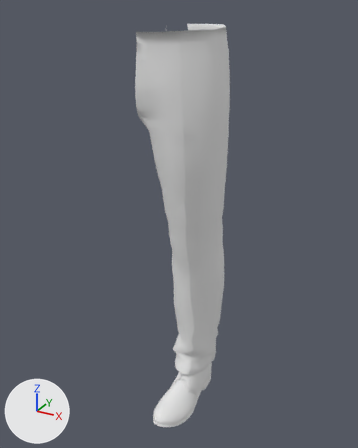
The FBX model ProjectCGelHC/ProjectCGelHC/Models/Jhon/JhonPiernaIzq.fbx as it was, and as the next commit left it.
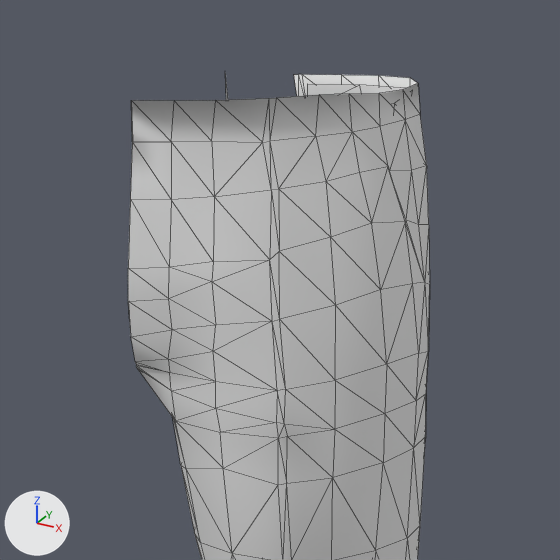
Old and new are each drawn whole from a 50 mm camera at (3.68, -4.89, 4.9) aimed at (1.08, -0.18, 2.55) and again close up on the part from 27% to 76% of the width and 0% to 39% of the height. Lighting does not change. The marker at lower left points along +X, +Y and +Z. The close-ups show mesh edges as thin lines. Where no turn or scale is listed for an object, it has been applied to the vertices. Vertices at the same position are counted once.

In view in the first close-up: '4_Object06_0.1_16_16'.
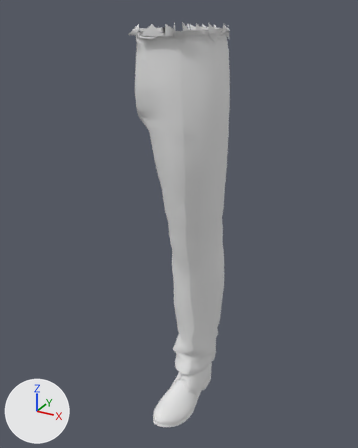
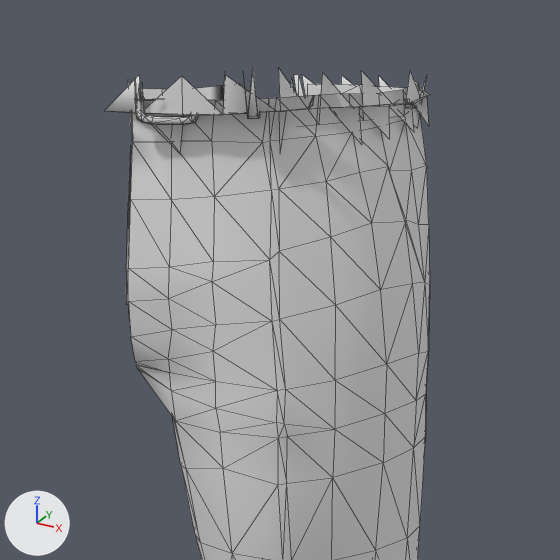
The newer file is also turned or shifted as a whole; pictures and numbers use the older file's frame.

Boxes [x1, y1, x2, y2] around the edits, measured in the close-ups (560 x 560 px):
'4_Object06_0.1_16_16', reshaped
    before: [128, 73, 430, 560]
    after: [105, 67, 431, 560]
part 1 of me_4_object06_0_1_16_16_003, built on
    before: [299, 74, 410, 96]
    after: [105, 67, 431, 304]

The change in detail:
me_4_object06_0_1_16_16_003 is used by ob_4_object06_0_1_16_16; location (0.794, -0.062, 3.567).
me_4_object06_0_1_16_16_003 had 1001 vertices, 1789 faces and spanned x -0.01..0.79, y -0.93..0.65, z -3.49..1.19.
me_4_object06_0_1_16_16_003 now has 1188 vertices, 1985 faces and spans x -0.08..0.79, y -0.93..0.65, z -3.49..1.21.
Part 1, on me_4_object06_0_1_16_16_003:
4 faces are deleted.
187 vertices are added at x -0.08..0.71, y -0.54..0.63, z 0.5..1.21.
200 new faces join them, mat_material_015 (its picture is missing).
